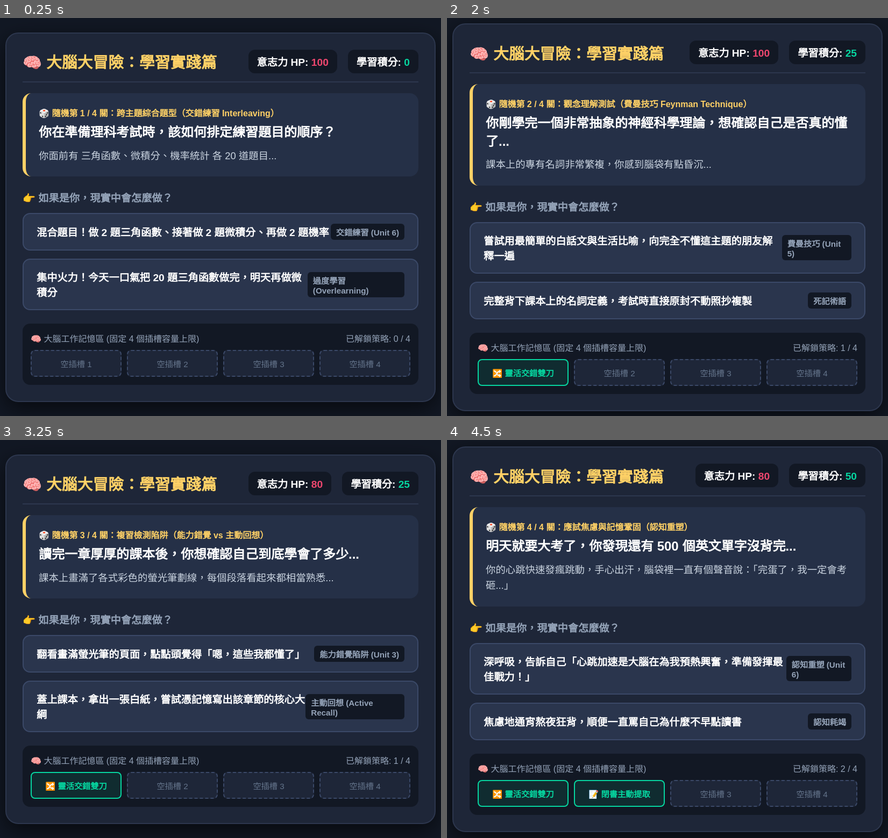
Above: before the commit, frames 1-4 (two rows, left to right).
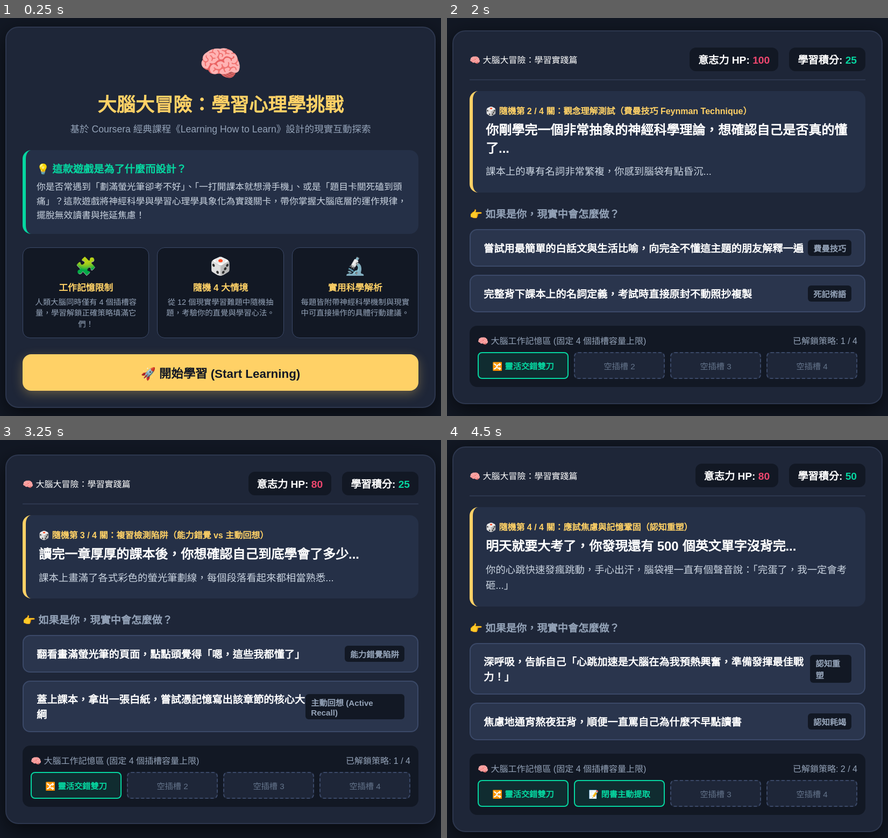
Above: after the commit, the same moments.

Repository: c111133314-collab/brain-game
Game: browser game, page index.html
The game is run twice, just before and just after one commit, with the same random seed, the same clock (stepped at 60 frames per second) and the same inputs.
Inputs (mouse positions are in pixels of both pictures, inside the frame that each line leads up to):
- Up to frame 1 (0.25 s): no input
- Up to frame 2 (2 s): click (667, 372) at 0.27 s, where only the run after the commit has a clickable "🚀 開始學習 (Start Learning)"; click "混合題目！做 2 題三角函數、接著做 2 題微積分、再做 …" at 1.27 s; click "進入下一題情境" at 1.87 s
- Up to frame 3 (3.25 s): click "完整背下課本上的名詞定義，考試時直接原封不動照抄複製 死記…" at 2.47 s; click "進入下一題情境" at 3.07 s
- Up to frame 4 (4.5 s): click "蓋上課本，拿出一張白紙，嘗試憑記憶寫出該章節的核心大綱 主…" at 3.67 s; click "進入下一題情境" at 4.27 s

The runs differ from the first frame. In frame 1, 34% of the frame differs, in the area x 1-99%, y 2-98%; in frame 2, 20%; in frame 3, 1.5%; in frame 4, 1.7%.

Commit message:
Update index.html

Diff:
--- a/index.html
+++ b/index.html
@@ -17,7 +17,7 @@
             font-family: 'PingFang TC', 'Microsoft JhengHei', sans-serif;
         }
 
-        /* 遊戲背景：暗色調沉浸式夜間模式，減少視覺疲勞 */
+        /* 遊戲背景：暗色調沉浸式夜間模式 */
         body {
             background-color: #121824;
             color: #ffffff;
@@ -28,7 +28,7 @@
             padding: 20px;
         }
 
-        /* 主遊戲卡片外框容器 */
+        /* 主卡片外框容器 (封面與遊戲通用) */
         .game-card {
             width: 100%;
             max-width: 800px;
@@ -39,7 +39,115 @@
             border: 2px solid #2d374e;
         }
 
-        /* 頂部標題與數值狀態列 */
+        /* ------------------------------------------
+           封面頁面專屬樣式 (Cover Screen CSS)
+           ------------------------------------------ */
+        .cover-header {
+            text-align: center;
+            margin-bottom: 25px;
+        }
+
+        .cover-icon {
+            font-size: 4rem;
+            margin-bottom: 10px;
+            animation: pulse 2s infinite ease-in-out;
+        }
+
+        @keyframes pulse {
+            0%, 100% { transform: scale(1); }
+            50% { transform: scale(1.08); }
+        }
+
+        .cover-title {
+            font-size: 2.2rem;
+            color: #ffd166;
+            font-weight: bold;
+            margin-bottom: 10px;
+        }
+
+        .cover-subtitle {
+            font-size: 1.1rem;
+            color: #94a3b8;
+            line-height: 1.5;
+        }
+
+        .intro-box {
+            background: #253047;
+            border-radius: 16px;
+            padding: 20px;
+            margin-bottom: 25px;
+            border-left: 6px solid #06d6a0;
+        }
+
+        .intro-box h3 {
+            color: #06d6a0;
+            font-size: 1.2rem;
+            margin-bottom: 8px;
+        }
+
+        .intro-box p {
+            color: #cbd5e1;
+            font-size: 1.05rem;
+            line-height: 1.6;
+        }
+
+        .features-grid {
+            display: grid;
+            grid-template-columns: repeat(3, 1fr);
+            gap: 15px;
+            margin-bottom: 30px;
+        }
+
+        .feature-item {
+            background: #121824;
+            border: 1px solid #3b4968;
+            border-radius: 14px;
+            padding: 15px;
+            text-align: center;
+        }
+
+        .feature-icon {
+            font-size: 2rem;
+            margin-bottom: 8px;
+        }
+
+        .feature-title {
+            font-size: 1.05rem;
+            font-weight: bold;
+            color: #ffd166;
+            margin-bottom: 6px;
+        }
+
+        .feature-desc {
+            font-size: 0.9rem;
+            color: #94a3b8;
+            line-height: 1.4;
+        }
+
+        /* 大號按鈕樣式 */
+        .start-btn {
+            background: #ffd166;
+            color: #121824;
+            border: none;
+            padding: 18px 32px;
+            font-size: 1.4rem;
+            font-weight: bold;
+            border-radius: 16px;
+            cursor: pointer;
+            width: 100%;
+            transition: all 0.2s;
+            box-shadow: 0 6px 20px rgba(255, 209, 102, 0.3);
+        }
+
+        .start-btn:hover {
+            background: #f7c548;
+            transform: translateY(-3px);
+            box-shadow: 0 8px 25px rgba(255, 209, 102, 0.4);
+        }
+
+        /* ------------------------------------------
+           遊戲內容頁面專屬樣式 (Game Screen CSS)
+           ------------------------------------------ */
         .game-header {
             display: flex;
             justify-content: space-between;
@@ -49,12 +157,6 @@
             margin-bottom: 20px;
         }
 
-        .title {
-            font-size: 1.8rem;
-            color: #ffd166;
-            font-weight: bold;
-        }
-
         .stats-group {
             display: flex;
             gap: 20px;
@@ -68,11 +170,9 @@
             border-radius: 12px;
         }
 
-        /* 數值醒目色彩：血量紅、分數綠 */
         .hp-text { color: #ef476f; }
         .score-text { color: #06d6a0; }
 
-        /* 當前關卡情境描述區塊 */
         .scenario-box {
             background: #253047;
             border-radius: 16px;
@@ -108,7 +208,6 @@
             font-weight: bold;
         }
 
-        /* 玩家抉擇按鈕網格與互動動畫 */
         .options-grid {
             display: flex;
             flex-direction: column;
@@ -132,7 +231,6 @@
             align-items: center;
         }
 
-        /* 滑鼠懸停浮起效果 */
         .option-btn:hover {
             background: #3b4968;
             border-color: #ffd166;
@@ -147,7 +245,7 @@
             color: #94a3b8;
         }
 
-        /* 🧠 4個大腦工作記憶插槽區塊 (具象化大腦 4 個容量限制) */
+        /* 🧠 4個大腦工作記憶插槽區塊 */
         .memory-slots-container {
             background: #121824;
             border-radius: 14px;
@@ -169,7 +267,6 @@
             gap: 10px;
         }
 
-        /* 空白未解鎖插槽樣式 (虛線框) */
         .slot {
             background: #1e2638;
             border: 2px dashed #3b4968;
@@ -184,7 +281,6 @@
             justify-content: center;
         }
 
-        /* 已填滿解鎖插槽樣式 (亮綠發光實線框) */
         .slot.filled {
             border-style: solid;
             border-color: #06d6a0;
@@ -257,14 +353,57 @@
         }
 
         .modal-btn:hover { background: #f7c548; }
+
+        /* 手機板響應式調整 */
+        @media (max-width: 600px) {
+            .features-grid {
+                grid-template-columns: 1fr;
+            }
+        }
     </style>
 </head>
 <body>
 
 <!-- ==========================================
-     HTML 網頁主體結構
+     1. 封面導覽頁面 (預設顯示)
      ========================================== -->
-<div class="game-card">
+<div class="game-card" id="cover-screen">
+    <div class="cover-header">
+        <div class="cover-icon">🧠</div>
+        <h1 class="cover-title">大腦大冒險：學習心理學挑戰</h1>
+        <p class="cover-subtitle">基於 Coursera 經典課程《Learning How to Learn》設計的現實互動探索</p>
+    </div>
+
+    <div class="intro-box">
+        <h3>💡 這款遊戲是為了什麼而設計？</h3>
+        <p>你是否常遇到「劃滿螢光筆卻考不好」、「一打開課本就想滑手機」、或是「題目卡關死磕到頭痛」？這款遊戲將神經科學與學習心理學具象化為實踐關卡，帶你掌握大腦底層的運作規律，擺脫無效讀書與拖延焦慮！</p>
+    </div>
+
+    <div class="features-grid">
+        <div class="feature-item">
+            <div class="feature-icon">🧩</div>
+            <div class="feature-title">工作記憶限制</div>
+            <div class="feature-desc">人類大腦同時僅有 4 個插槽容量，學習解鎖正確策略填滿它們！</div>
+        </div>
+        <div class="feature-item">
+            <div class="feature-icon">🎲</div>
+            <div class="feature-title">隨機 4 大情境</div>
+            <div class="feature-desc">從 12 個現實學習難題中隨機抽題，考驗你的直覺與學習心法。</div>
+        </div>
+        <div class="feature-item">
+            <div class="feature-icon">🔬</div>
+            <div class="feature-title">實用科學解析</div>
+            <div class="feature-desc">每題皆附帶神經科學機制與現實中可直接操作的具體行動建議。</div>
+        </div>
+    </div>
+
+    <button class="start-btn" onclick="startGame()">🚀 開始學習 (Start Learning)</button>
+</div>
+
+<!-- ==========================================
+     2. 遊戲主畫面 (預設隱藏 display: none)
+     ========================================== -->
+<div class="game-card" id="game-screen" style="display: none;">
     <!-- 頂部資訊欄：顯示遊戲名稱與玩家即時狀態數據 -->
     <div class="game-header">
         <div class="title">🧠 大腦大冒險：學習實踐篇</div>
@@ -281,13 +420,13 @@
         <div class="scenario-desc" id="stage-desc">載入中...</div>
     </div>
 
-    <!-- 玩家選擇區塊 (選項按鈕將由 JavaScript 動態生成注入) -->
+    <!-- 玩家選擇區塊 -->
     <div class="options-title">👉 如果是你，現實中會怎麼做？</div>
     <div class="options-grid" id="options-container">
         <!-- 動態渲染選項放置處 -->
     </div>
 
-    <!-- 4 個工作記憶插槽區塊 (具象化呈現神經科學中人類大腦 4 個容量極限) -->
+    <!-- 4 個工作記憶插槽區塊 -->
     <div class="memory-slots-container">
         <div class="memory-title">
             <span>🧠 大腦工作記憶區 (固定 4 個插槽容量上限)</span>
@@ -302,21 +441,19 @@
     </div>
 </div>
 
-<!-- 神經科學原理與實踐解析彈窗 (對答結束後跳出) -->
+<!-- 神經科學原理與實踐解析彈窗 Modal -->
 <div class="modal" id="result-modal">
     <div class="modal-content">
         <div id="result-badge" class="result-badge badge-success">解析成果</div>
         <div class="modal-title" id="modal-title">背後的神經科學原理</div>
 
-        <!-- 領域 1：大腦底層運作機制 -->
         <div class="science-box">
             <div style="color: #118ab2; font-weight: bold; margin-bottom: 5px;">🔬 大腦運作機制</div>
             <div id="modal-science" style="line-height: 1.5; color: #cbd5e1;"></div>
         </div>
 
-        <!-- 領域 2：現實生活中的具體行動建議 -->
         <div class="practice-box">
-            <div style="color: #06d6a0; font-weight: bold; margin-bottom: 5px;">💡 現戰中你可以這樣做</div>
+            <div style="color: #06d6a0; font-weight: bold; margin-bottom: 5px;">💡 現實中你可以這樣做</div>
             <div id="modal-practice" style="line-height: 1.5; color: #cbd5e1;"></div>
         </div>
 
@@ -325,12 +462,10 @@
 </div>
 
 <!-- ==========================================
-     JavaScript 遊戲核心控制邏輯與神經科學題庫
+     3. JavaScript 遊戲邏輯與控制器
      ========================================== -->
 <script>
-    // ----------------------------------------------------
-    // 1. 遊戲核心題庫：包含 12 個對應 Coursera 課程觀念的情境
-    // ----------------------------------------------------
+    // 12 個對應 Coursera 課程概念的情境題庫
     const scenarioPool = [
         {
             tag: "拖延怪襲來（痛覺活化）",
@@ -348,7 +483,7 @@
                 },
                 {
                     text: "設定 25 分鐘番茄鐘，只告訴自己「先寫第 1 段就好」",
-                    tag: "關注過程 (Unit 4)",
+                    tag: "關注過程",
                     isCorrect: true,
                     hpChange: 0,
                     scoreChange: 25,
@@ -365,7 +500,7 @@
             options: [
                 {
                     text: "使用「記憶宮殿法」，將報告要點與家裡的路線地點進行圖像連結",
-                    tag: "視覺空間記憶 (Unit 2)",
+                    tag: "視覺空間記憶",
                     isCorrect: true,
                     hpChange: +10,
                     scoreChange: 25,
@@ -391,7 +526,7 @@
             options: [
                 {
                     text: "氣死我了！今天不把它算出來我不睡覺！繼續死磕！",
-                    tag: "思維定勢死鎖 (Unit 3)",
+                    tag: "思維定勢死鎖",
                     isCorrect: false,
                     hpChange: -35,
                     scoreChange: 0,
@@ -400,7 +535,7 @@
                 },
                 {
                     text: "先放下筆！站起來去洗一把臉、聽首歌或散步 10 分鐘",
-                    tag: "發散模式切換 (Unit 1)",
+                    tag: "發散模式切換",
                     isCorrect: true,
                     hpChange: +10,
                     scoreChange: 25,
@@ -417,7 +552,7 @@
             options: [
                 {
                     text: "翻看畫滿螢光筆的頁面，點點頭覺得「嗯，這些我都懂了」",
-                    tag: "能力錯覺陷阱 (Unit 3)",
+                    tag: "能力錯覺陷阱",
                     isCorrect: false,
                     hpChange: -20,
                     scoreChange: 0,
@@ -443,7 +578,7 @@
             options: [
                 {
                     text: "深呼吸，告訴自己「心跳加速是大腦在為我預熱興奮，準備發揮最佳戰力！」",
-                    tag: "認知重塑 (Unit 6)",
+                    tag: "認知重塑",
                     isCorrect: true,
                     hpChange: 0,
                     scoreChange: 25,
@@ -469,7 +604,7 @@
             options: [
                 {
                     text: "混合題目！做 2 題三角函數、接著做 2 題微積分、再做 2 題機率",
-                    tag: "交錯練習 (Unit 6)",
+                    tag: "交錯練習",
                     isCorrect: true,
                     hpChange: +5,
                     scoreChange: 25,
@@ -495,7 +630,7 @@
             options: [
                 {
                     text: "嘗試用最簡單的白話文與生活比喻，向完全不懂這主題的朋友解釋一遍",
-                    tag: "費曼技巧 (Unit 5)",
+                    tag: "費曼技巧",
                     isCorrect: true,
                     hpChange: 0,
                     scoreChange: 25,
@@ -521,7 +656,7 @@
             options: [
                 {
                     text: "認真讀題並思考 1 分鐘，確認卡關後立刻跳過，先寫後面的簡單選擇題",
-                    tag: "先難後易 (Unit 6)",
+                    tag: "先難後易",
                     isCorrect: true,
                     hpChange: 0,
                     scoreChange: 25,
@@ -547,7 +682,7 @@
             options: [
                 {
                     text: "改變「線索」與「獎勵」：把手機放到隔壁房間，專注 25 分鐘後獎勵自己喝杯咖啡",
-                    tag: "習慣四要素 (Unit 4)",
+                    tag: "習慣四要素",
                     isCorrect: true,
                     hpChange: +10,
                     scoreChange: 25,
@@ -573,7 +708,7 @@
             options: [
                 {
                     text: "快速瀏覽核心大綱 30 分鐘，隨後立刻去睡滿 7 小時",
-                    tag: "睡眠記憶固化 (Unit 4)",
+                    tag: "睡眠記憶固化",
                     isCorrect: true,
                     hpChange: +20,
                     scoreChange: 25,
@@ -598,7 +733,7 @@
             options: [
                 {
                     text: "穿上慢跑鞋，出門進行 20 分鐘快走或慢跑有氧運動",
-                    tag: "神經可塑性 (Unit 1 & 6)",
+                    tag: "神經可塑性",
                     isCorrect: true,
                     hpChange: +15,
                     scoreChange: 25,
@@ -623,7 +758,7 @@
             options: [
                 {
                     text: "遵循組塊三步驟：專注細節 ➔ 理解整體大意 ➔ 掌握使用脈絡（何時用/何時不用）",
-                    tag: "組塊化 Chunking (Unit 3)",
+                    tag: "組塊化 Chunking",
                     isCorrect: true,
                     hpChange: 0,
                     scoreChange: 25,
@@ -644,18 +779,13 @@
         }
     ];
 
-    // ----------------------------------------------------
-    // 2. 全域遊戲狀態變數 (Game State)
-    // ----------------------------------------------------
-    let currentStageIndex = 0;  // 當前進行到第幾關
-    let hp = 100;               // 玩家意志力 HP
-    let score = 0;             // 累積學習積分
-    let unlockedSkills = [];   // 已解鎖的大腦策略技能卡
-    let activeStages = [];     // 本局抽中的 4 個隨機關卡
-
-    // ----------------------------------------------------
-    // 3. 演算法：Fisher-Yates 洗牌演算法 (確保完全隨機抽題)
-    // ----------------------------------------------------
+    let currentStageIndex = 0;
+    let hp = 100;
+    let score = 0;
+    let unlockedSkills = [];
+    let activeStages = [];
+
+    // 洗牌演算法 (Fisher-Yates Shuffle)
     function shuffleArray(array) {
         const arr = [...array];
         for (let i = arr.length - 1; i > 0; i--) {
@@ -665,11 +795,15 @@
         return arr;
     }
 
-    // ----------------------------------------------------
-    // 4. 初始化遊戲：隨機抽 4 關 (對應大腦 4 個工作記憶插槽)
-    // ----------------------------------------------------
+    // 點擊「開始學習」按鈕時觸發：切換畫面並初始化遊戲
+    function startGame() {
+        document.getElementById("cover-screen").style.display = "none";
+        document.getElementById("game-screen").style.display = "block";
+        initGame();
+    }
+
+    // 初始化遊戲關卡（隨機抽 4 關）
     function initGame() {
-        // 從 12 個題庫中隨機洗牌並裁切前 4 關
         activeStages = shuffleArray(scenarioPool).slice(0, 4);
         currentStageIndex = 0;
         hp = 100;
@@ -678,16 +812,12 @@
         renderStage();
     }
 
-    // ----------------------------------------------------
-    // 5. 畫面渲染：動態產生當前關卡情境與選項按鈕
-    // ----------------------------------------------------
     function renderStage() {
         const stage = activeStages[currentStageIndex];
         document.getElementById("stage-tag").innerText = `🎲 隨機第 ${currentStageIndex + 1} / 4 關：${stage.tag}`;
         document.getElementById("stage-title").innerText = stage.title;
         document.getElementById("stage-desc").innerText = stage.desc;
 
-        // 清空並重新動態生成選項按鈕
         const container = document.getElementById("options-container");
         container.innerHTML = "";
 
@@ -705,22 +835,16 @@
         updateUI();
     }
 
-    // ----------------------------------------------------
-    // 6. 玩家做抉擇：結算 HP/積分、解鎖技能與觸發解析彈窗
-    // ----------------------------------------------------
     function selectOption(opt) {
-        // 更新血量與積分 (血量限制在 0 ~ 100 之間)
         hp = Math.max(0, Math.min(100, hp + opt.hpChange));
         score += opt.scoreChange;
 
-        // 若選擇正確且該題有技能卡，將其填入工作記憶插槽 (最多 4 個)
         if (opt.unlockedSkill && !unlockedSkills.includes(opt.unlockedSkill)) {
             if (unlockedSkills.length < 4) {
                 unlockedSkills.push(opt.unlockedSkill);
             }
         }
 
-        // 設定並開啟 Modal 神經科學解析彈窗
         const modal = document.getElementById("result-modal");
         const badge = document.getElementById("result-badge");
 
@@ -737,14 +861,10 @@
         modal.style.display = "flex";
     }
 
-    // ----------------------------------------------------
-    // 7. 更新 UI 介面：同步即時數據與 4 個工作記憶插槽視覺
-    // ----------------------------------------------------
     function updateUI() {
         document.getElementById("hp").innerText = hp;
         document.getElementById("score").innerText = score;
 
-        // 更新 4 個工作記憶插槽的文字與視覺亮燈狀態
         for (let i = 0; i < 4; i++) {
             const slotEl = document.getElementById(`slot-${i}`);
             if (unlockedSkills[i]) {
@@ -759,14 +879,10 @@
         document.getElementById("slot-count").innerText = `已解鎖策略: ${unlockedSkills.length} / 4`;
     }
 
-    // ----------------------------------------------------
-    // 8. 關卡推進與遊戲結束判定
-    // ----------------------------------------------------
     function nextStage() {
         document.getElementById("result-modal").style.display = "none";
         currentStageIndex++;
 
-        // 若 4 關全數完成或 HP 耗盡，結束遊戲
         if (currentStageIndex >= activeStages.length || hp <= 0) {
             showEndGame();
         } else {
@@ -774,22 +890,14 @@
         }
     }
 
-    // ----------------------------------------------------
-    // 9. 遊戲結算彈窗提示與新局重啟
-    // ----------------------------------------------------
     function showEndGame() {
         const finalMessage = hp <= 0
             ? `💥 意志力耗盡！大腦燃燒過度陷入癱瘓... \n\n最終積分：${score} 分\n建議立刻去睡個覺讓大腦排毒！`
             : `🎉 恭喜通關！拿到了 ${score} 分的高分！\n\n剩餘意志力 HP：${hp}\n你成功將 4 個大腦工作記憶插槽填滿了正確的自學策略卡！`;
 
         alert(finalMessage);
-        initGame(); // 重新洗牌並展開新一局
+        initGame(); // 重新洗牌開新局
     }
-
-    // ----------------------------------------------------
-    // 10. 首次載入頁面時自動啟動遊戲
-    // ----------------------------------------------------
-    initGame();
 </script>
 
 </body>
